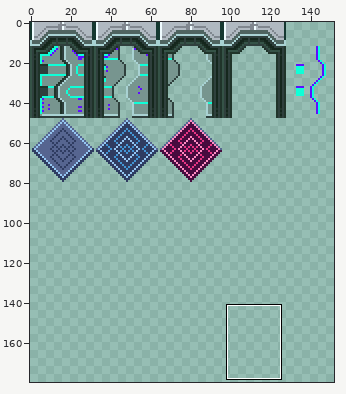
One commit to this sprite sheet: assets/media/entity/style/eldritch-map.png. Above, an overview of the earlier version with the close-up marked.
Close-up. Before:
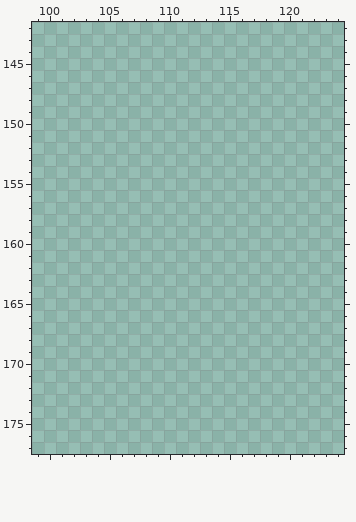
The file is 320x192 pixels. Colours within 5 levels of each other are drawn and written as one. Shown: x 99..124, y 142..177. The wide view leaves out empty margins. The commit also changed other parts of the picture, which this record leaves out.
The result:
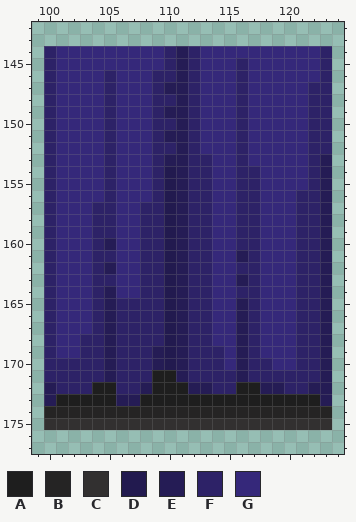
Palette (. is transparent): A #1e1e1e  B #252424  C #323030  D #221a4f  E #251c55  F #2d2267  G #35287a
Edits made:
@@ x 99..124 @@
 143 ..........................
-144 ..........................
-145 ..........................
-146 ..........................
-147 ..........................
-148 ..........................
-149 ..........................
-150 ..........................
-151 ..........................
-152 ..........................
-153 ..........................
-154 ..........................
-155 ..........................
-156 ..........................
-157 ..........................
-158 ..........................
-159 ..........................
-160 ..........................
-161 ..........................
-162 ..........................
-163 ..........................
-164 ..........................
-165 ..........................
-166 ..........................
-167 ..........................
-168 ..........................
-169 ..........................
-170 ..........................
-171 ..........................
-172 ..........................
-173 ..........................
-174 ..........................
-175 ..........................
+144 .FGGGGGGGGGFEFGGGGGGGGGGF.
+145 .FGGGGGGGGGFEFGGGFGGGGGGF.
+146 .FGGGGFGGGFFEFGGGFGGGGGGF.
+147 .FGGGGFGGGFEEFGGGFGGGGGFF.
+148 .FGGGGFGGGFFEFGGGFGGGGGFF.
+149 .FGGGGFGGGFEEFGGGFGGGGGFF.
+150 .FGGGGFGGGFFEFGGGFGGGGGFF.
+151 .FGGGGFGGGFEEFGGGFGGGGGFF.
+152 .FGGGGFGGGFFEFGGGFGGGGGFF.
+153 .FGGGGFGGGFEEFFGGFGGGGGFE.
+154 .FGGGGFGGGFDEFFGGFFGGGGFE.
+155 .FGGGGFGGGFDEFFGGFFGGGGFE.
+156 .FGGGGFGGGFDEFFGGFFGGGFFE.
+157 .FGGGFFGGFFDEFFGGFFGGGFFE.
+158 .FGGGFFGGFFDEFFGGFFGGGFFE.
+159 .FGGGFFGGFFDEFFGGFFGGGFFE.
+160 .FGGGFEGGFFDEFFGGFFGGGFFE.
+161 .FGGGFFGGFFDEFFGGEFGGGFFE.
+162 .FGGGFEGGFFDEFFGGFFGGGFFE.
+163 .FGGGFFGGFFDEFFGGEFGGGFFE.
+164 .FGGGFEGGFFDEFFGGFFGGGFFE.
+165 .FGGGFEFFFFDEFFGGEFGGGFFE.
+166 .FGGGFEFFFFDEFFGGEFGGGFFE.
+167 .FGGGFEFFFFDEFFGGEFGGGFFE.
+168 .FGGFFEFFFFDEFFGGEFGGGFFE.
+169 .FGGFFEFFFEDEFFFGEFGGGFFE.
+170 .FFFFFEFFFEDEFFFGEFFGGFFE.
+171 .FFFFFEFFFAAEFFFFEFFFFFFE.
+172 .EFFFAAFFEAAAEEFFAAEEFFEE.
+173 .EAAAAAEEAAAAAAAAAAAAAAAE.
+174 .BBBBBBBBBBBBBBBBBBBBBBBB.
+175 .CCCCCCCCCCCCCCCCCCCCCCCC.
 176 ..........................
